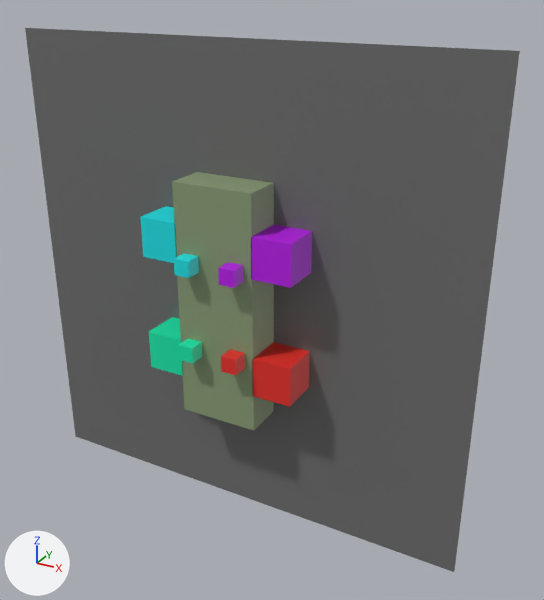
An edit to the glTF model models/proto.glb, drawn before and after from the same camera.
Both versions are drawn from a 50 mm lens placed at (17.8, -28.9, 14.7), pointed at (2.0, -0.1, 0.3). The axes (+X, +Y, +Z) are drawn at lower left. The lights are the same throughout. Where no turn or scale is listed for an object, it has been applied to the vertices.

Objects in the first picture: 'Cube', 'Plane', 'seat.001', 'seat.002', 'seat.003', 'seat.004', 'target.001', 'target.002', 'target.003', 'target.004'.
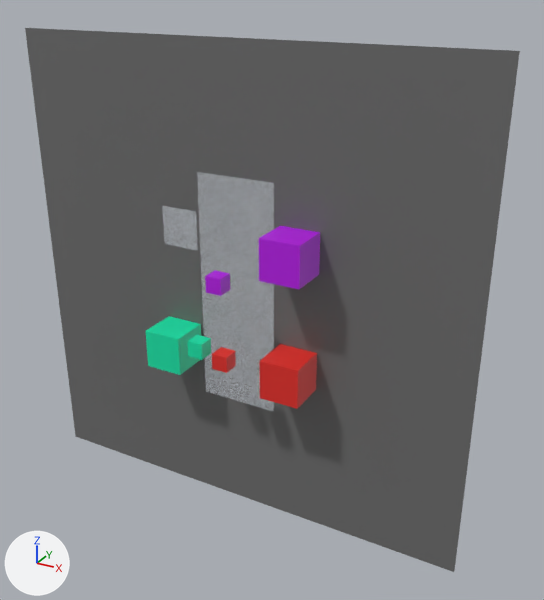
Changed parts and their boxes (x1, y1, x2, y2) in the pictures (544 x 600 px):
'Cube', surface changed (green to grey): (172, 172, 274, 431) in both
'seat.002', moved: before (251, 225, 312, 288); after (259, 226, 320, 289)
'seat.001', moved: before (252, 342, 310, 407); after (260, 344, 317, 409)
'seat.004', surface changed, moved (cyan to grey): before (140, 206, 177, 263); after (137, 206, 176, 263)
'seat.003', moved: before (149, 317, 183, 376); after (146, 316, 182, 375)
'target.002', moved: before (218, 262, 243, 288); after (205, 270, 230, 296)
'target.004', surface changed, moved: before (174, 253, 199, 278); after (180, 259, 205, 284)
'target.001', moved: before (221, 349, 245, 375); after (212, 347, 236, 373)
'target.003', moved: before (179, 339, 202, 363); after (187, 335, 211, 360)

What the commit changed:
In material 'Material.006' (mat_material_006), alpha goes from 1.0 to 0.0.
In material 'Material.005' (mat_material_005), alpha goes from 1.0 to 0.0.
Object 'seat.001' (ob_seat_001) moves from (3.0, -1.0, -3.0) to (3.4, -1.0, -3.0).
Object 'seat.002' (ob_seat_002) moves from (3.0, -1.0, 3.0) to (3.4, -1.0, 3.0).
Object 'seat.003' (ob_seat_003) moves from (-3.0, -1.0, -3.0) to (-3.2, -1.0, -3.0).
Object 'seat.004' (ob_seat_004) moves from (-3.0, -1.0, 3.0) to (-3.2, -1.0, 3.0).
Object 'target.001' (ob_target_001) moves from (1.2, -2.4, -2.2) to (0.69, -2.4, -2.2).
Object 'target.002' (ob_target_002) moves from (1.2, -2.4, 2.2) to (0.5, -2.4, 1.68).
Object 'target.003' (ob_target_003) moves from (-1.2, -2.4, -2.2) to (-0.67, -2.4, -1.87).
Object 'target.004' (ob_target_004) moves from (-1.2, -2.4, 2.2) to (-0.85, -2.4, 1.97).
